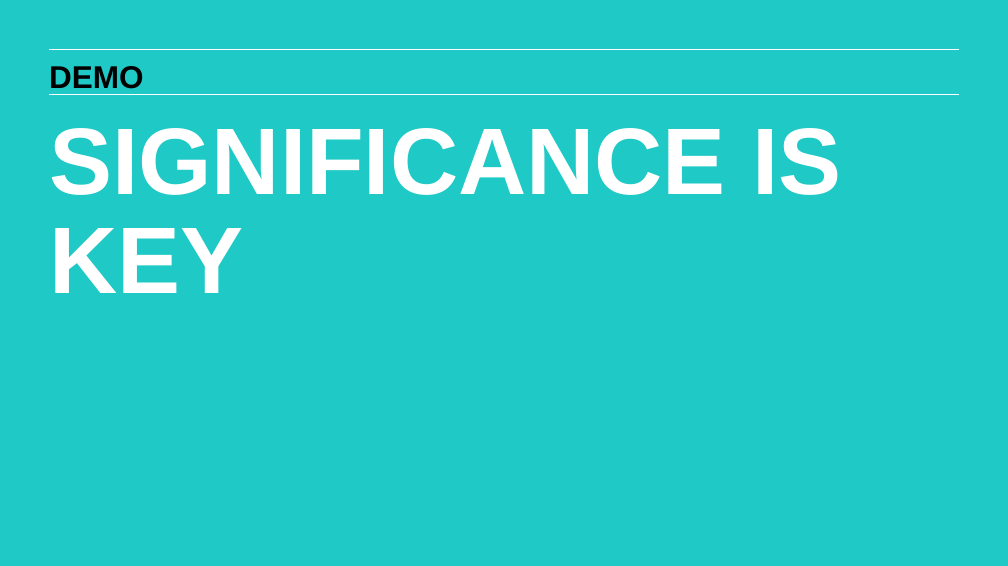
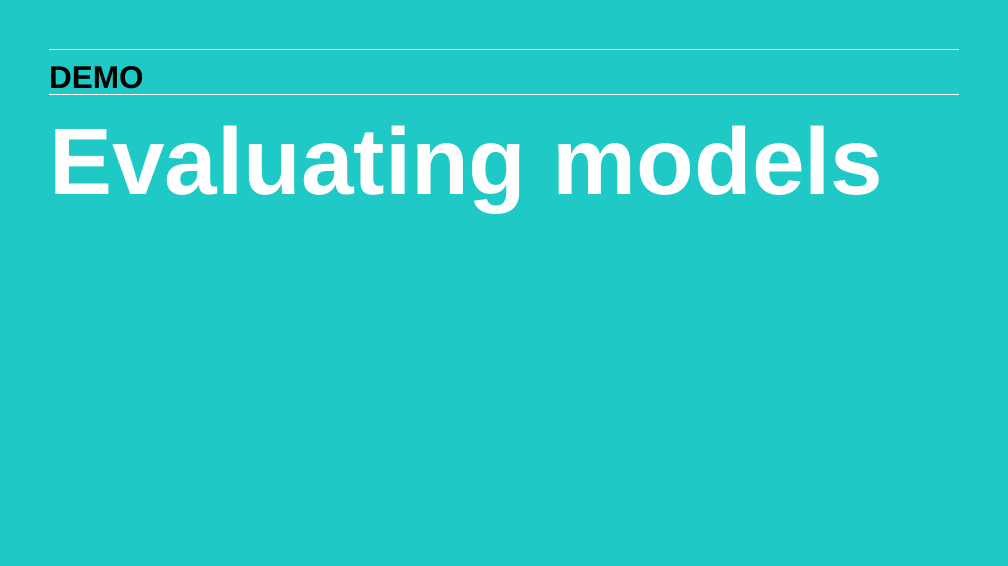
Before and after one commit to matanefron/data-sets, a slide deck: slide 18 of lessons/lesson-5/intro-to-regression-analysis.pptx. Drawn at 1008x566 pixels with LibreOffice and Linux fonts; fonts in the diff are those of the drawing. Boxes give left, top, right and bottom in pixels: in the first picture for what was removed or moved away, otherwise in the second. Text is boxed around its words. In the diff, an @@ line names an element or a change of style, - is before the commit and + after.

```diff
--- a/lessons/lesson-5/intro-to-regression-analysis.pptx
+++ b/lessons/lesson-5/intro-to-regression-analysis.pptx
@@ text at (x1=49, y1=125, x2=884, y2=210): text changed @@
-SIGNIFICANCE IS KEY
+Evaluating models
```
Also in this commit, not shown: 6 other slides changed, 5 other files.
